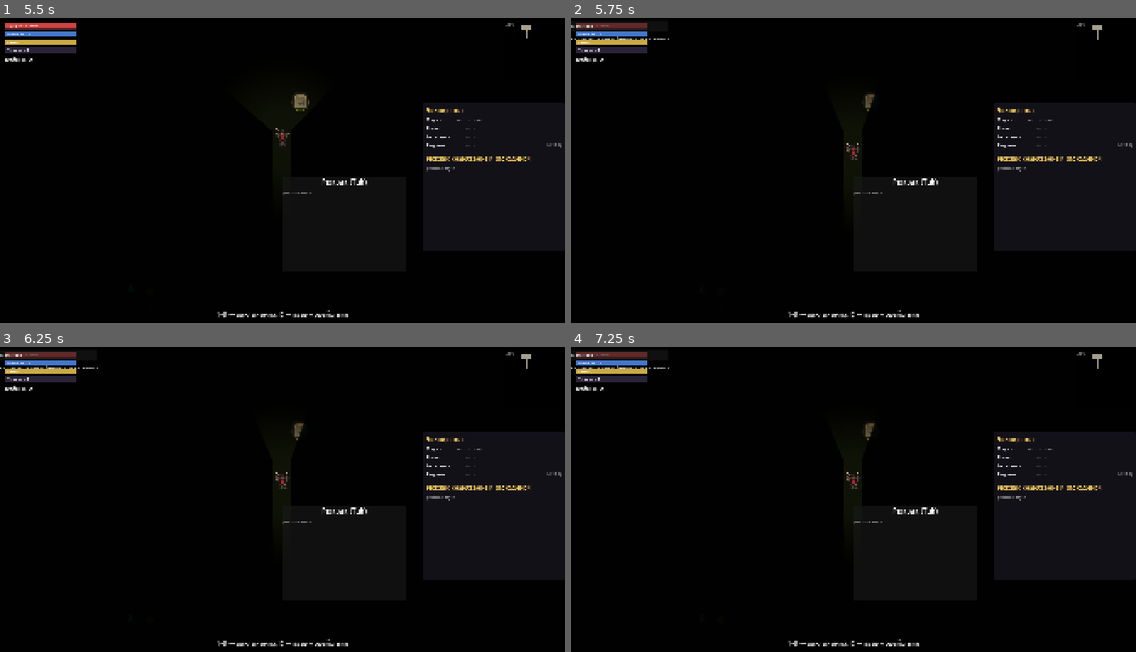
Above: before the commit, frames 1-4 (two rows, left to right).
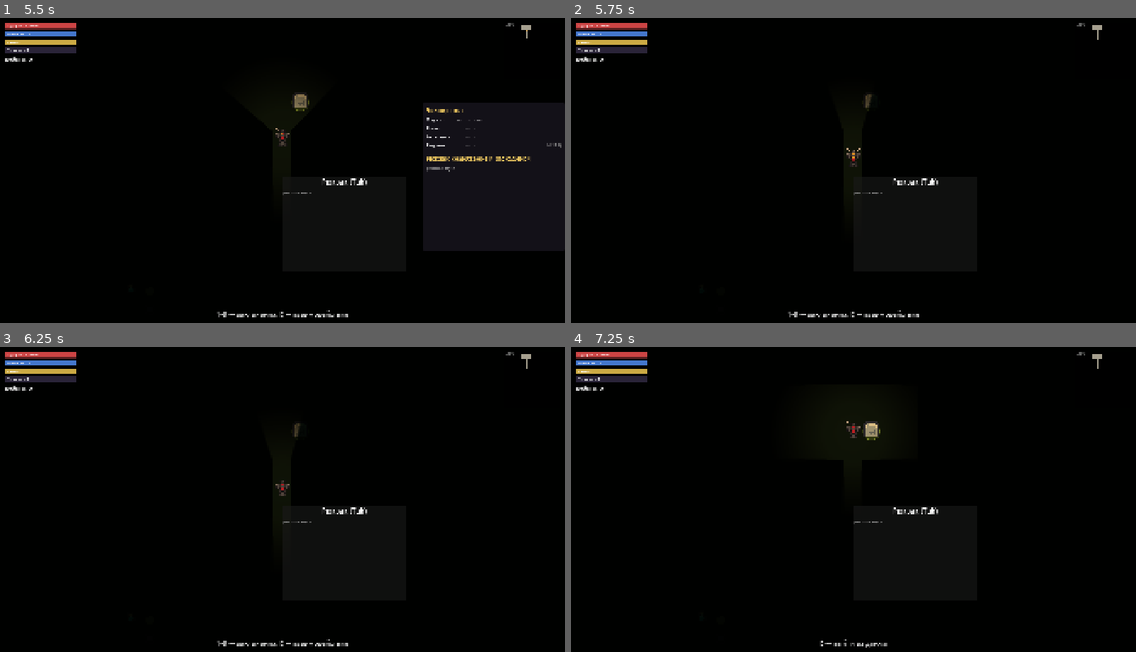
Above: after the commit, the same moments.

Repository: SDVGames-Studio/pepel-i-mana
Game: Godot game, scene res://scenes/dungeon.tscn
Same seed, same stepped clock (60 frames per second), same inputs: the game is played once before the commit and once after it. This scene is started directly instead of the project's main scene.
Inputs (mouse positions are in pixels of both pictures, inside the frame that each line leads up to):
- Up to frame 1 (5.5 s): tap Enter at 0.5, 2.75, 5 s; move the mouse to (406, 161) at 0.52 s; hold D (move_right) 0.53-1.25 s; tap Space (dash) at 0.6, 2, 3.5 s; click (406, 161) at 0.67 s; drag from (169, 191) to (73, 292) at 1.27 s; move the mouse to (339, 106) at 2.02 s; hold D (move_right) 2.03-2.75 s; tap I at 2.1 s; drag from (254, 240) to (113, 127) at 2.77 s; move the mouse to (452, 225) at 3.52 s; hold A (move_left) 3.53-4.25 s; tap R at 3.6 s; tap Tab (inventory) at 4.15 s; drag from (113, 127) to (129, 292) at 4.27 s; move the mouse to (310, 176) at 5.02 s; hold S (move_down) from 5.03 s (still down); tap C at 5.1 s; click (310, 176) at 5.17 s
- Up to frame 2 (5.75 s): keep holding S (move_down); tap Escape (ui_cancel) at 5.65 s
- Up to frame 3 (6.25 s): release S (move_down) at 5.75 s; drag from (197, 426) to (169, 520) at 5.77 s
- Up to frame 4 (7.25 s): tap Space (dash) at 6.5 s; move the mouse to (977, 490) at 6.52 s; hold W (move_up) from 6.53 s (still down); tap 1 at 6.6 s

Frame 1 is identical in both runs. In frame 2, 1.0% of the frame differs, in the area x 0-100%, y 1-51%; in frame 3, 1.0%; in frame 4, 1.4%, in the area x 0-100%, y 1-99%.

Commit message:
Правка по фидбеку №2 (v1.5.2): Esc закрывает любое открытое окно — в городе панель экипировки (I) и рынок добавлены в цепочку отмены, в данже экипировка и инвентарь закрываются до паузы; Esc в главном меню возвращает в игру (меню как пауза), панель настроек новой игры закрывается без старта; exe пересобран, тесты ok

Diff:
--- a/data/version.json
+++ b/data/version.json
@@ -1,4 +1,4 @@
 {
-	"version": "1.5.1",
+	"version": "1.5.2",
 	"stage": "M14"
 }
--- a/scripts/city.gd
+++ b/scripts/city.gd
@@ -614,6 +614,10 @@
 			hud.toggle_residents()
 		elif hud.chronicle_visible():
 			hud.toggle_chronicle()
+		elif hud.market_visible():
+			hud.toggle_market()
+		elif _equip_panel.is_open():
+			_equip_panel.close()
 		else:
 			_exit_to_menu()
 
--- a/scripts/dungeon.gd
+++ b/scripts/dungeon.gd
@@ -38,9 +38,17 @@
 
 
 ## Пауза данжа (M9): Esc — вуаль + «Продолжить / В меню».
+## Сначала Esc закрывает открытые окна (фидбек заказчика): экипировка,
+## инвентарь; и только затем — пауза.
 func _toggle_pause() -> void:
 	if get_tree().paused:
 		return  # закрытие оверлея делает сам оверлей (ALWAYS)
+	if _equip_panel != null and _equip_panel.is_open():
+		_equip_panel.close()
+		return
+	if hud.inventory_visible():
+		hud.toggle_inventory()
+		return
 	_pause_overlay.open()
 
 
--- a/scripts/equipment_panel.gd
+++ b/scripts/equipment_panel.gd
@@ -46,6 +46,10 @@
 	_panel.visible = not _panel.visible
 	if _panel.visible:
 		_rebuild()
+
+
+func is_open() -> bool:
+	return _panel.visible
 
 
 func close() -> void:
--- a/scripts/hud.gd
+++ b/scripts/hud.gd
@@ -80,6 +80,10 @@
 
 func toggle_inventory() -> void:
 	_inv_panel.visible = not _inv_panel.visible
+
+
+func inventory_visible() -> bool:
+	return _inv_panel.visible
 
 
 func _build() -> void:
--- a/scripts/main_menu.gd
+++ b/scripts/main_menu.gd
@@ -111,6 +111,23 @@
 	get_tree().quit()
 
 
+## Esc в меню (фидбек заказчика 2026-10-20): возвращаемся в игру — меню
+## работает как пауза. Без сессии Esc ничего не делает.
+func _unhandled_input(event: InputEvent) -> void:
+	if not event.is_action_pressed("ui_cancel"):
+		return
+	if Game.city_sim == null:
+		return
+	# панель настроек новой игры открыта — сначала закрываем её
+	if _setup_box != null and _setup_box.visible:
+		_setup_box.visible = false
+		return
+	if Game.world_active and Game.world_map != null:
+		get_tree().change_scene_to_file("res://scenes/world.tscn")
+	else:
+		get_tree().change_scene_to_file("res://scenes/city.tscn")
+
+
 ## Панель настроек старта (вопрос 11): число жителей и запас ресурсов.
 func _build_setup() -> void:
 	var start: Dictionary = _city_cfg.get("start", {})
Not shown, changed: CHANGELOG_M14.md
Not shown, changed: README.md
